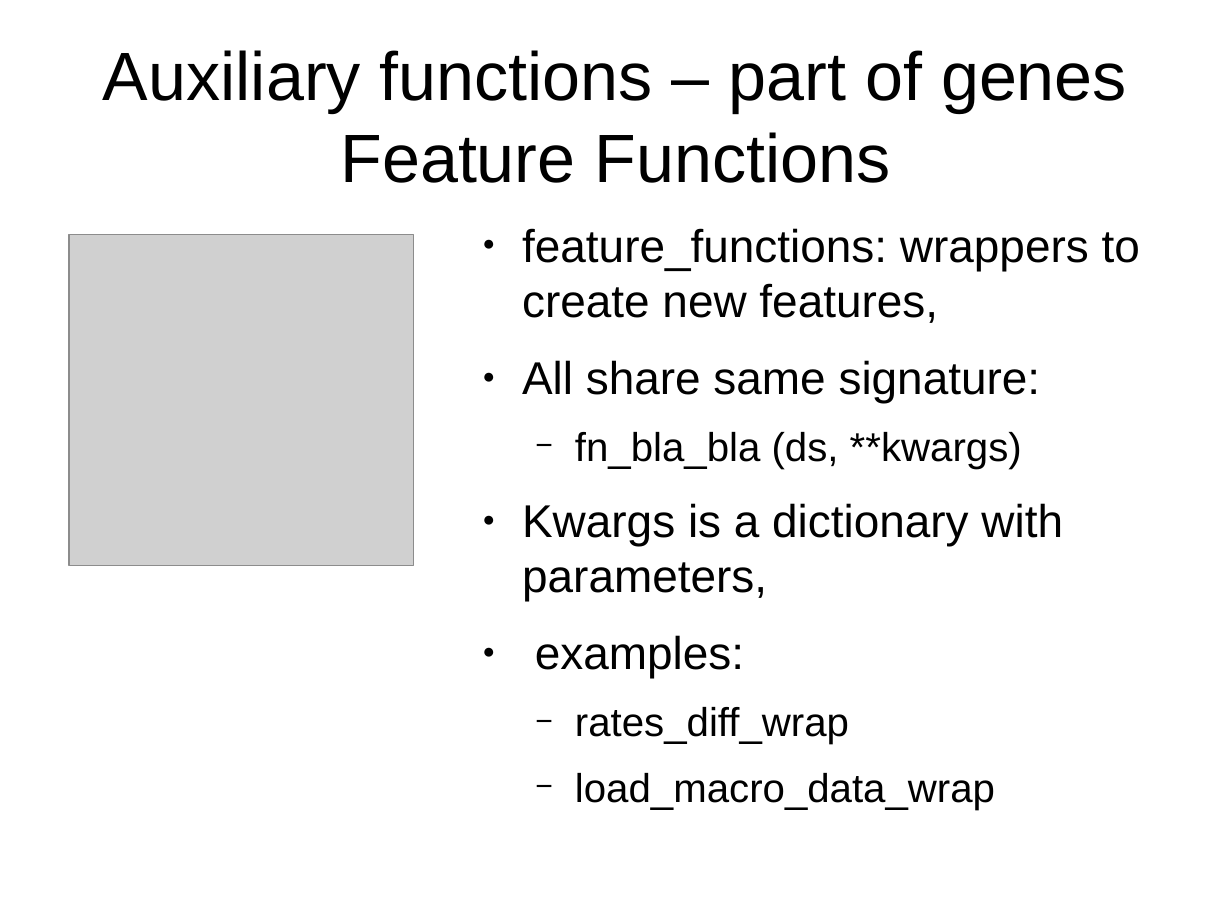
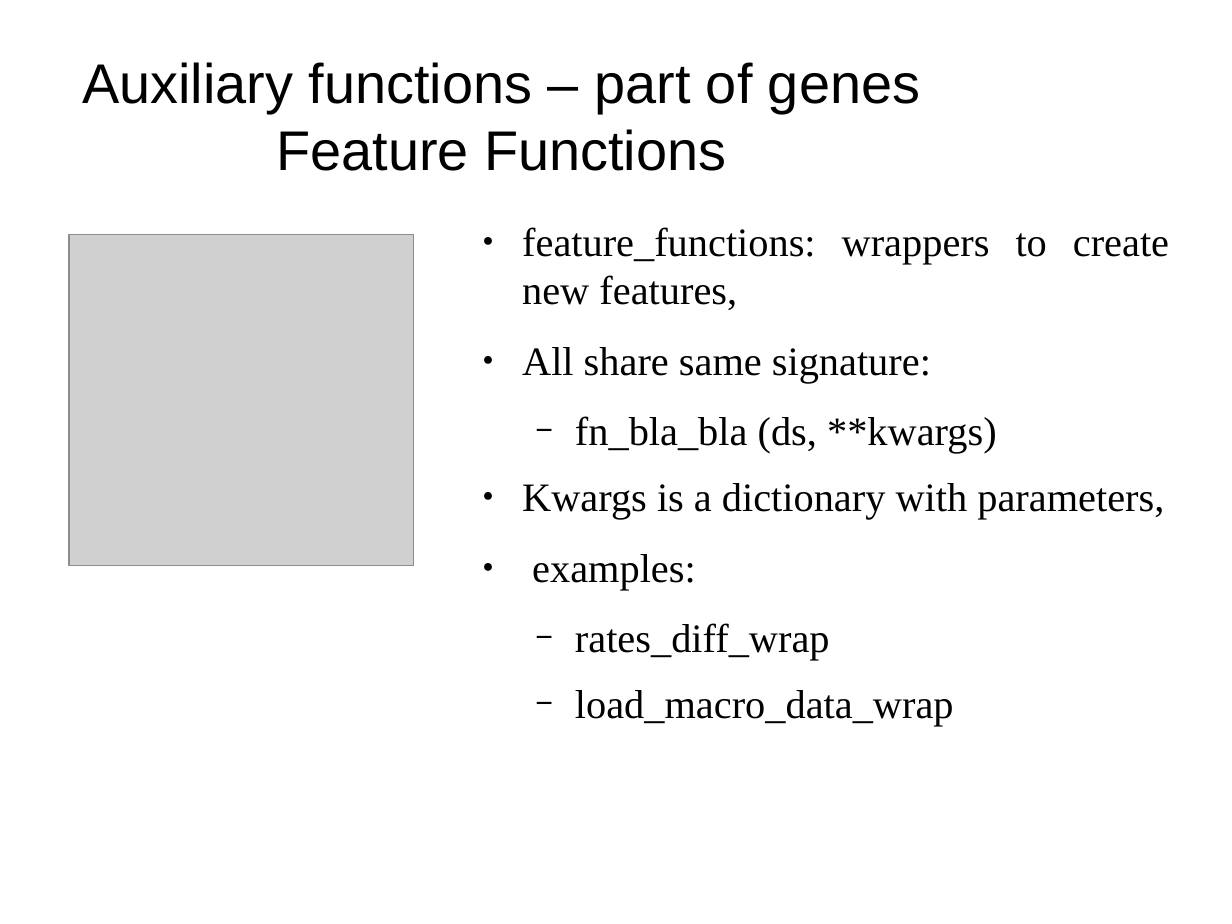
Before and after one commit to bolatroniks/Trading_v2, a slide deck: slide 16 of Alpha Evolution.odp (slide 13 before the commit). Drawn at 1232x924 pixels with LibreOffice and Linux fonts; fonts in the diff are those of the drawing; grey boxes stand for pictures; background and template pictures are left out. Boxes give left, top, right and bottom in pixels: in the first picture for what was removed or moved away, otherwise in the second. Text is boxed around its words. In the diff, an @@ line names an element or a change of style, - is before the commit and + after.

```diff
--- a/Alpha Evolution.odp
+++ b/Alpha Evolution.odp
@@ title "Auxiliary functions – part of ...": place and size @@
-title "Auxiliary functions – part of ..." at (103, 50, 1127, 183)
+title "Auxiliary functions – part of ..." at (82, 62, 920, 171)
@@ title "Auxiliary functions – part of ..." at (82, 62, 920, 171): size 44 to 36 pt @@
@@ text "feature_functions: wrappers to create new ..." at (522, 227, 1169, 727): size 29.6 to 26 pt in "feature_functions: wrappers to create new features,", "All share same signature:", "Kwargs is a dictionary with parameters,", "examples:"; font Arial to Times New Roman; size 25.9 to 26 pt in "fn_bla_bla (ds, **kwargs)", "rates_diff_wrap", "load_macro_data_wrap"; alignment left to justified @@
```
Also in this commit, not shown: 14 other slides changed, 4 slides added, 2 slides removed, 2 other files.
